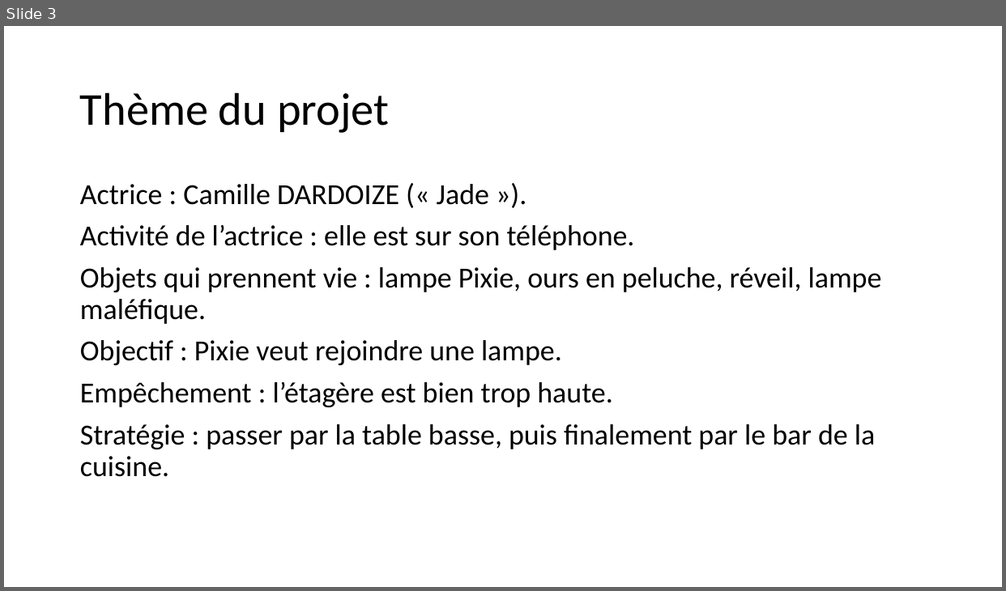
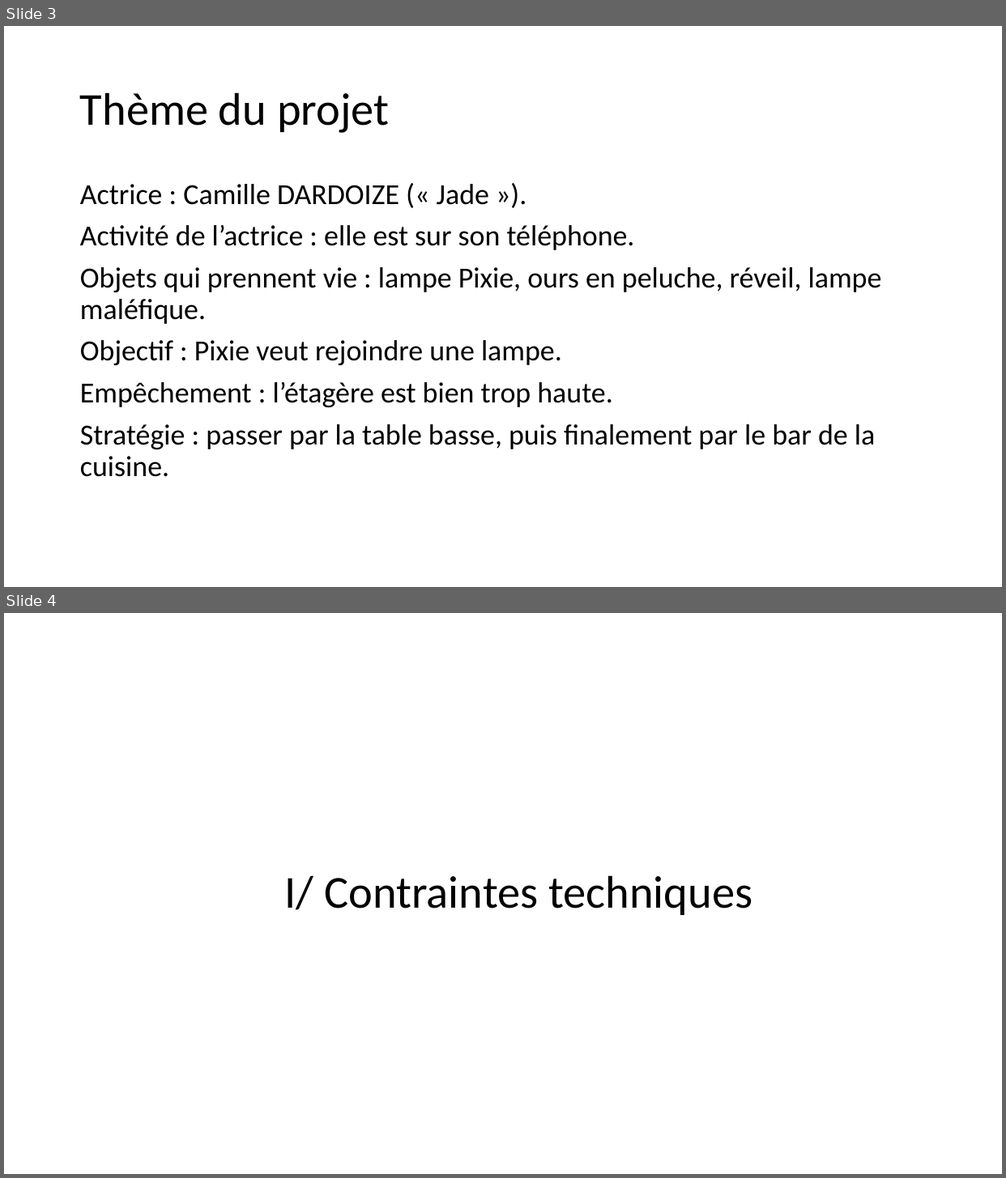
Before and after one commit to FC-Dijkstra/Minifilm_ImgWeb, a slide deck: Projet L3 Informatique_powerpointPrésentation (paslefinaljustecontenu).pptx. Shown one above the other, each under a label of ours: slide 3 before the commit, slides 3 and 4 after it. The pictures are 1006x591 and 1006x1178 pixels, drawn with LibreOffice and Linux fonts; fonts in the diff are those of the drawing. Boxes give left, top, right and bottom in pixels: in the first picture for what was removed or moved away, otherwise in the second. Text is boxed around its words. In the diff, an @@ line names an element or a change of style, - is before the commit and + after.

```diff
--- a/Projet L3 Informatique_powerpointPrésentation (paslefinaljustecontenu).pptx
+++ b/Projet L3 Informatique_powerpointPrésentation (paslefinaljustecontenu).pptx
@@ slide 4 added at [4, 613, 1002, 1174], background #FFFFFF @@
@@ title added at [285, 875, 752, 915], 44 pt, text #000000 @@
+I/ Contraintes techniques
```
Also in this commit, not shown: 5 slides changed, 9 other slides added, 3 slides removed.
